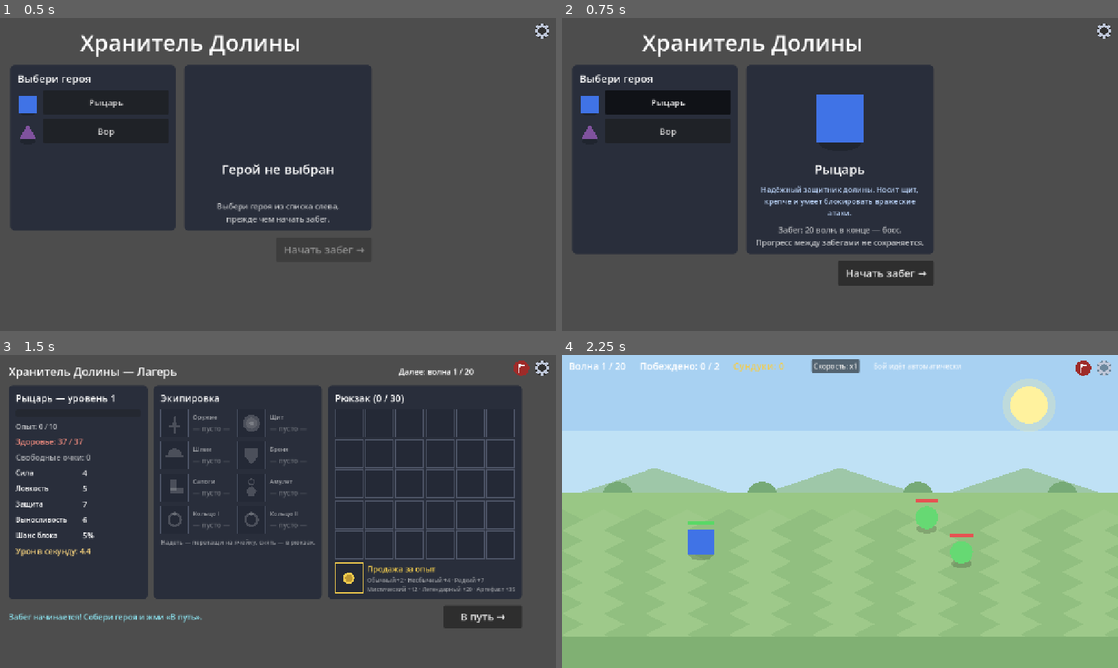
Above: before the commit, frames 1-4 (two rows, left to right).
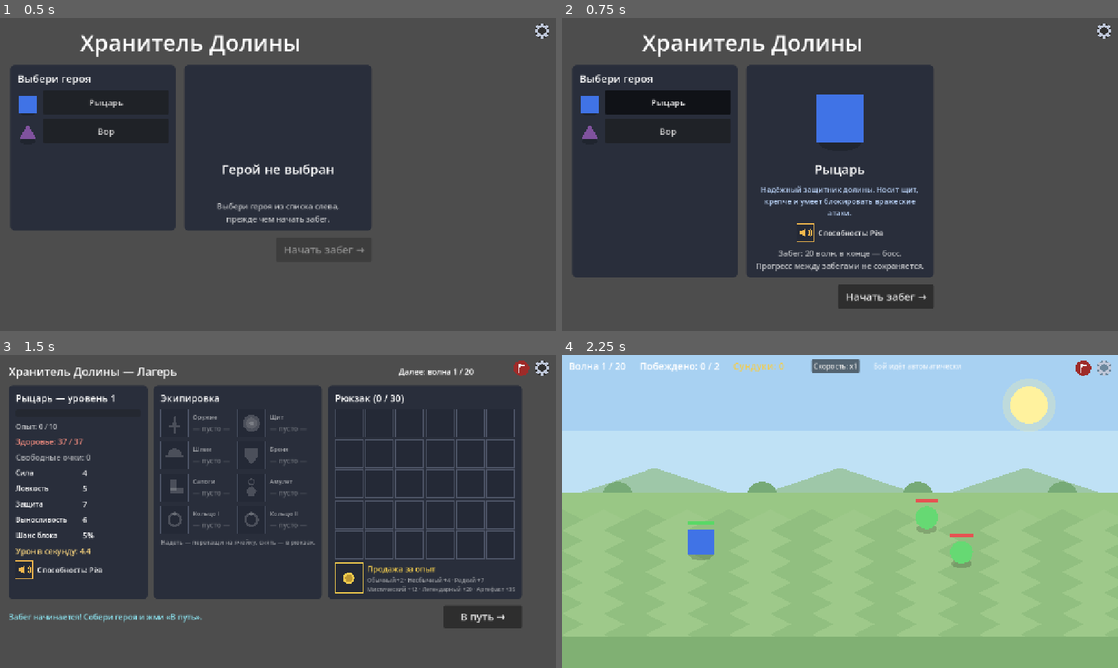
Above: after the commit, the same moments.

Repository: sl1Bridge/valley-keeper
Game: Godot game, scene res://Main.tscn
Two runs of this game, one before a commit and one after it. Both use one fixed random seed, a clock stepped at 60 frames per second and the inputs below.
Inputs:
- Up to frame 1 (0.5 s): no input
- Up to frame 2 (0.75 s): click "Рыцарь" at 0.5 s
- Up to frame 3 (1.5 s): click "Начать забег →" at 1.25 s
- Up to frame 4 (2.25 s): click "В путь →" at 2 s

Frame 1 is identical in both runs. In frame 2, 6.3% of the frame differs, in the area x 1-67%, y 65-93%; in frame 3, 0.2%; in frame 4, nothing differs.

Commit message:
v0.19.0: способности героев — «Рёв» Рыцаря и «Смертельный удар» Вора, иконка перезарядки в бою, тултипы в меню и лагере

Diff:
--- /dev/null
+++ b/src/AbilityIcon.gd
@@ -0,0 +1,114 @@
+class_name AbilityIcon
+extends Control
+
+## Иконка способности героя: серая, по мере перезарядки заливается цветом
+## сверху вниз; полностью цветная — способность готова. Без цифрового таймера.
+## Используется на экране боя (живая заливка, BattleScreen) и статично
+## в главном меню и лагере (заполнена, с подсказкой).
+## Заливка сделана обрезкой: под серой иконкой лежит цветная копия внутри
+## области-клипа высотой fill × высота иконки.
+
+var ability := ""  # "roar" | "execute"
+var fill := 1.0    # доля заряда 0..1 (1 — способность готова)
+var icon_color := Color(0.9, 0.7, 0.3)
+
+var _fill_clip: Control = null
+var _glyph: _Glyph = null
+
+
+func _init(p_ability := "", p_color := Color(0.9, 0.7, 0.3), p_size := 56.0) -> void:
+	custom_minimum_size = Vector2(p_size, p_size)
+	mouse_default_cursor_shape = Control.CURSOR_HELP
+	_fill_clip = Control.new()
+	_fill_clip.clip_contents = true  # заливка сверху вниз: клип по высоте fill
+	_fill_clip.mouse_filter = Control.MOUSE_FILTER_IGNORE
+	add_child(_fill_clip)
+	_glyph = _Glyph.new()
+	_glyph.mouse_filter = Control.MOUSE_FILTER_IGNORE
+	_fill_clip.add_child(_glyph)
+	setup(p_ability, p_color)
+
+
+## Сменить способность/цвет (иконка переиспользуется в меню при выборе героя).
+func setup(p_ability: String, p_color: Color) -> void:
+	ability = p_ability
+	icon_color = p_color
+	if _glyph != null:
+		_glyph.ability = ability
+		_glyph.color = icon_color
+		_glyph.queue_redraw()
+	queue_redraw()
+
+
+func _ready() -> void:
+	_sync()
+
+
+## Обновить заливку (0 — серая, 1 — цветная, готова).
+func set_fill(f: float) -> void:
+	fill = clampf(f, 0.0, 1.0)
+	_sync()
+	queue_redraw()
+
+
+func _sync() -> void:
+	if _fill_clip == null:
+		return
+	_fill_clip.position = Vector2.ZERO
+	_fill_clip.size = Vector2(size.x, size.y * fill)
+	if _glyph != null:
+		_glyph.position = Vector2.ZERO
+		_glyph.size = size
+
+
+func _notification(what: int) -> void:
+	if what == NOTIFICATION_RESIZED:
+		_sync()
+
+
+func _draw() -> void:
+	var r := Rect2(Vector2.ZERO, size)
+	draw_rect(r, Color(0.14, 0.16, 0.21))
+	var ready := fill >= 1.0
+	var base := icon_color if ready else Color(0.55, 0.56, 0.6)
+	draw_glyph(self, ability, size / 2.0, size.x * 0.72, base)
+	draw_rect(r, icon_color if ready else Color(0.3, 0.33, 0.4), false, 2.0)
+
+
+## Символ способности: рупор для «Рёва», кинжал остриём вниз для
+## «Смертельного удара». c — центр, s — размер символа.
+static func draw_glyph(cv: CanvasItem, ability_key: String, c: Vector2, s: float, color: Color) -> void:
+	match ability_key:
+		"roar":
+			# Рупор: корпус-трапеция раскрывом вправо + звуковые дуги
+			cv.draw_colored_polygon(PackedVector2Array([
+				c + Vector2(-0.42 * s, -0.10 * s),
+				c + Vector2(0.04 * s, -0.30 * s),
+				c + Vector2(0.04 * s, 0.30 * s),
+				c + Vector2(-0.42 * s, 0.10 * s),
+			]), color)
+			cv.draw_arc(c + Vector2(0.10 * s, 0), 0.26 * s, -0.95, 0.95, 12, color, 0.07 * s)
+			cv.draw_arc(c + Vector2(0.10 * s, 0), 0.42 * s, -0.85, 0.85, 12, color, 0.06 * s)
+		"execute":
+			# Кинжал остриём вниз: лезвие, гарда, рукоять, навершие
+			cv.draw_colored_polygon(PackedVector2Array([
+				c + Vector2(0, 0.5 * s),
+				c + Vector2(0.1 * s, -0.06 * s),
+				c + Vector2(-0.1 * s, -0.06 * s),
+			]), color)
+			cv.draw_rect(Rect2(c + Vector2(-0.26 * s, -0.16 * s), Vector2(0.52 * s, 0.08 * s)), color)
+			cv.draw_rect(Rect2(c + Vector2(-0.06 * s, -0.40 * s), Vector2(0.12 * s, 0.24 * s)), color)
+			cv.draw_circle(c + Vector2(0, -0.45 * s), 0.07 * s, color)
+
+
+## Цветная копия символа внутри области-клипа (рисует в координатах иконки,
+## видна только в заполненной сверху части).
+class _Glyph:
+	extends Control
+
+	var ability := ""
+	var color := Color.WHITE
+
+
+	func _draw() -> void:
+		AbilityIcon.draw_glyph(self, ability, size / 2.0, size.x * 0.72, color)
--- a/src/Actor.gd
+++ b/src/Actor.gd
@@ -27,6 +27,7 @@
 var taunt := false     # провокация: герой атакует этого врага в первую очередь
 var cast_interval := 0.0  # период умения в секундах (0 — умения нет)
 var cast_timer := 0.0     # накопленное время до готовности умения
+var dmg_mult_next := 1.0  # множитель урона следующей атаки (способность Вора «Смертельный удар»)
 var body_color := Color.WHITE
 var shape := "rect"  # "rect" | "circle" | "triangle"
 var radius := 30.0
@@ -210,7 +211,9 @@
 	var t: Actor = target
 	# Защита цели снижает урон на процент (def_pct), минимум 1.
 	# Округление вниз: иначе мелкие атаки первых волн бьют больнее, чем раньше.
-	var dmg := maxi(1, floori(float(stats.get("atk", 1)) * (1.0 - t.def_pct)))
+	# Множитель следующей атаки (способность Вора) тратится этим ударом.
+	var dmg := maxi(1, floori(float(stats.get("atk", 1)) * (1.0 - t.def_pct) * dmg_mult_next))
+	dmg_mult_next = 1.0
 	t.take_damage(dmg)
 	attacked.emit(self, t)
 
--- a/src/BattleScreen.gd
+++ b/src/BattleScreen.gd
@@ -49,6 +49,11 @@
 var _boss_dead := false
 var _speed := 1.0
 
+# Способность героя: кулдаун тикает только в фазе боя и каждый бой с нуля
+var _ability_cd := 1.0       # текущий кулдаун (пересчитывается от уровня героя)
+var _ability_timer := 0.0    # накопленное время перезарядки
+var _ability_armed := false  # «Смертельный удар» заряжен и ждёт атаки героя
+
 var _world: Node2D
 var _hero_actor: Actor
 var _enemies := []
@@ -64,6 +69,7 @@
 var _hint_label: Label
 var _speed_btn: Button
 var _center_label: Label
+var _ability_icon: AbilityIcon
 
 
 func _ready() -> void:
@@ -126,6 +132,18 @@
 	_center_label.horizontal_alignment = HORIZONTAL_ALIGNMENT_CENTER
 	_center_label.visible = false
 	add_child(_center_label)
+
+	# Иконка способности героя: левый нижний угол, заливается цветом
+	# сверху вниз по мере перезарядки, без цифр
+	_ability_icon = AbilityIcon.new(hero.ability_kind(), Hero.ABILITY_INFO[hero.ability_kind()]["color"], 56.0)
+	_ability_icon.set_anchors_preset(Control.PRESET_BOTTOM_LEFT)
+	_ability_icon.offset_left = 16
+	_ability_icon.offset_top = -72
+	_ability_icon.offset_right = 72
+	_ability_icon.offset_bottom = -16
+	_ability_icon.tooltip_text = hero.ability_tooltip()
+	_ability_icon.set_fill(0.0)
+	add_child(_ability_icon)
 
 
 func _spawn_hero() -> void:
@@ -319,11 +337,46 @@
 
 
 ## Один шаг логики боя. Вынесен отдельно, чтобы прогонять в тестах.
-func step(_delta: float) -> void:
+func step(delta: float) -> void:
 	if _state != "fight":
 		return
+	_tick_ability(delta)
 	if _kills >= _enemy_total:
 		_start_loot_phase()
+
+
+## Способность героя: кулдаун копится только в фазе боя. Рыцарь («Рёв»)
+## срабатывает сразу по готовности; Вор («Смертельный удар») держит заряд,
+## пока не атакует, — в это время перезарядка не идёт.
+func _tick_ability(delta: float) -> void:
+	if not is_instance_valid(_hero_actor) or not _hero_actor.alive:
+		return
+	if _ability_armed:
+		return  # заряд ждёт удара, кулдаун стоит
+	_ability_cd = hero.ability_cooldown()  # уровень мог вырасти прямо в бою
+	_ability_timer = minf(_ability_cd, _ability_timer + delta)
+	_ability_icon.set_fill(_ability_timer / _ability_cd)
+	if _ability_timer >= _ability_cd:
+		_trigger_ability()
+
+
+func _trigger_ability() -> void:
+	if hero.kind == "knight":
+		# Рёв: мгновенный стан всех врагов — сбрасывает накопленную атаку
+		# (Actor.add_stun обнуляет таймер атаки). Призыв босса не сбивается:
+		# таймер умения стан не трогает.
+		for e in _enemies:
+			if e.alive:
+				e.add_stun(Hero.ROAR_STUN)
+		_spawn_popup("Рёв!", _hero_actor.position + Vector2(-20, -_hero_actor.radius * 2.0 - 70), Hero.ABILITY_INFO["roar"]["color"], 24)
+		_ability_timer = 0.0
+		_ability_icon.set_fill(0.0)
+	else:
+		# Смертельный удар: заряжается и ждёт следующей атаки героя
+		# (тратится в _on_actor_attacked, урон удваивает Actor.dmg_mult_next)
+		_ability_armed = true
+		_hero_actor.dmg_mult_next = Hero.EXECUTE_MULT
+	_ability_icon.tooltip_text = hero.ability_tooltip()
 
 
 func _on_enemy_died(e: Actor) -> void:
@@ -401,6 +454,14 @@
 ## Атаки врагов могут наложить на героя статусный эффект:
 ## слизень — отравление, волк — кровотечение, голем и босс — оглушение.
 func _on_actor_attacked(src: Actor, dst: Actor) -> void:
+	# «Смертельный удар»: заряд потрачен этой атакой (урон уже удвоен
+	# множителем в Actor) — перезарядка начинается заново
+	if src == _hero_actor and _ability_armed:
+		_ability_armed = false
+		_ability_timer = 0.0
+		_ability_icon.set_fill(0.0)
+		_ability_icon.tooltip_text = hero.ability_tooltip()
+		_spawn_popup("Смертельный удар!", dst.position + Vector2(-80, -dst.radius * 2.0 - 96), Hero.ABILITY_INFO["execute"]["color"], 22)
 	if dst.team == "hero":
 		var etype: String = src.stats.get("type", "")
 		if etype == "slime" and _rng.randf() < Enemies.POISON_CHANCE:
--- a/src/GearScreen.gd
+++ b/src/GearScreen.gd
@@ -183,6 +183,19 @@
 	dps_lbl.modulate = Color(1.0, 0.85, 0.5)
 	dps_lbl.tooltip_text = "Сила × скорость атаки: %d × %.2f уд/с\nБез учёта защиты и уворота цели" % [int(eff["atk"]), eff["aps"]]
 	box.add_child(dps_lbl)
+
+	# Способность героя: иконка + название; по наведению — что делает и кулдаун
+	var ab_row := HBoxContainer.new()
+	ab_row.add_theme_constant_override("separation", 10)
+	ab_row.tooltip_text = hero.ability_tooltip()
+	box.add_child(ab_row)
+	var ab_icon := AbilityIcon.new(hero.ability_kind(), Hero.ABILITY_INFO[hero.ability_kind()]["color"], 40.0)
+	ab_row.add_child(ab_icon)
+	var ab_lbl := Label.new()
+	ab_lbl.text = "Способность: %s" % hero.ability_name()
+	ab_lbl.add_theme_font_size_override("font_size", 17)
+	ab_lbl.size_flags_vertical = Control.SIZE_SHRINK_CENTER
+	ab_row.add_child(ab_lbl)
 
 
 ## Подсказка при наведении на характеристику: реальное боевое значение
--- a/src/Hero.gd
+++ b/src/Hero.gd
@@ -102,6 +102,24 @@
 const BLEED_DPS := 2.0       # HP/с за один стак
 const BLEED_STACK_DECAY := 0.6  # каждый следующий стак добавляет ×0.6 от предыдущего
 
+## Способности героев: срабатывают автоматически в бою по кулдауну
+## (логика — BattleScreen._tick_ability). Рыцарь — «Рёв»: оглушает всех
+## врагов на мгновение, сбрасывая их таймеры атаки (призыв босса не
+## сбивается). Вор — «Смертельный удар»: следующая атака наносит двойной
+## урон; перезарядка начинается только после того, как заряд потрачен
+## атакой. Кулдаун общий: базовый, уменьшается с уровнем героя; каждый
+## новый бой начинается с нуля (экран боя создаётся заново).
+const ABILITY_KIND := {"knight": "roar", "rogue": "execute"}
+const ABILITY_INFO := {
+	"roar": {"name": "Рёв", "color": Color(0.95, 0.72, 0.3)},
+	"execute": {"name": "Смертельный удар", "color": Color(0.88, 0.3, 0.32)},
+}
+const ABILITY_BASE_CD := 12.0      # кулдаун на 1 уровне, секунд (временное)
+const ABILITY_CD_PER_LEVEL := 0.5  # уменьшение кулдауна за уровень (временное)
+const ABILITY_MIN_CD := 5.0        # нижний предел кулдауна (временное)
+const ROAR_STUN := 0.01            # длительность оглушения от «Рёва» (сброс атаки)
+const EXECUTE_MULT := 2.0          # множитель урона «Смертельного удара»
+
 var level := 1
 var xp := 0
 var stat_points := 0
@@ -153,6 +171,34 @@
 ## Форма фигуры героя: "rect" | "circle" | "triangle".
 func body_shape() -> String:
 	return ROSTER[kind]["shape"]
+
+
+## Ключ способности героя: "roar" (Рыцарь) | "execute" (Вор).
+func ability_kind() -> String:
+	return ABILITY_KIND[kind]
+
+
+## Название способности для интерфейса.
+func ability_name() -> String:
+	return ABILITY_INFO[ability_kind()]["name"]
+
+
+## Текущий кулдаун способности: базовый минус за каждый уровень,
+## не ниже предела. Каждый новый бой отсчёт начинается с нуля.
+func ability_cooldown() -> float:
+	return maxf(ABILITY_MIN_CD, ABILITY_BASE_CD - ABILITY_CD_PER_LEVEL * float(level - 1))
+
+
+## Что делает способность (для подсказки).
+func ability_desc() -> String:
+	if ability_kind() == "roar":
+		return "Оглушает всех врагов на мгновение — их атаки начинают накапливаться заново. Не сбивает призыв босса."
+	return "Следующая атака наносит двойной урон. Заряд ждёт удара: перезарядка начнётся только после атаки."
+
+
+## Подсказка способности: название, эффект и текущий кулдаун.
+func ability_tooltip() -> String:
+	return "%s\n%s\nПерезарядка: %.1f с (уменьшается с уровнем героя)" % [ability_name(), ability_desc(), ability_cooldown()]
 
 
 ## Итоговые сырые очки: база класса + вложенные очки + бонусы предметов.
--- a/src/MainMenu.gd
+++ b/src/MainMenu.gd
@@ -17,6 +17,9 @@
 var _desc_label: Label = null
 var _info_label: Label = null
 var _start_btn: Button = null
+var _ability_row: HBoxContainer = null
+var _ability_icon: AbilityIcon = null
+var _ability_label: Label = null
 
 
 func _ready() -> void:
@@ -142,6 +145,18 @@
 	_desc_label.custom_minimum_size.x = 400
 	_desc_label.modulate = Color(0.75, 0.85, 1.0)
 	box.add_child(_desc_label)
+
+	# Способность героя: иконка + название; по наведению — что делает и кулдаун
+	_ability_row = HBoxContainer.new()
+	_ability_row.alignment = BoxContainer.ALIGNMENT_CENTER
+	_ability_row.add_theme_constant_override("separation", 10)
+	box.add_child(_ability_row)
+	_ability_icon = AbilityIcon.new("", Color.WHITE, 40.0)
+	_ability_row.add_child(_ability_icon)
+	_ability_label = Label.new()
+	_ability_label.add_theme_font_size_override("font_size", 17)
+	_ability_label.size_flags_vertical = Control.SIZE_SHRINK_CENTER
+	_ability_row.add_child(_ability_label)
 
 	_info_label = Label.new()
 	_info_label.add_theme_font_size_override("font_size", 18)
@@ -198,11 +213,18 @@
 	if selected_kind == "":
 		_name_label.text = "Герой не выбран"
 		_desc_label.text = ""
+		_ability_row.visible = false
 		_info_label.text = "Выбери героя из списка слева,\nпрежде чем начать забег."
 		_start_btn.disabled = true
 		return
 	_name_label.text = Hero.ROSTER[selected_kind]["name"]
 	_desc_label.text = Hero.ROSTER[selected_kind]["desc"]
+	# Способность: временный герой 1 уровня (забег всегда начинается с нуля)
+	var h := Hero.new(selected_kind)
+	_ability_row.visible = true
+	_ability_icon.setup(h.ability_kind(), Hero.ABILITY_INFO[h.ability_kind()]["color"])
+	_ability_label.text = "Способность: %s" % h.ability_name()
+	_ability_row.tooltip_text = h.ability_tooltip()
 	_info_label.text = "Забег: %d волн, в конце — босс.\nПрогресс между забегами не сохраняется." % Enemies.TOTAL_WAVES
 	_start_btn.disabled = false
 
--- a/tests/TestRunner.gd
+++ b/tests/TestRunner.gd
@@ -25,6 +25,7 @@
 	_test_bleed_stun()
 	_test_enemy_tooltip()
 	_test_summon_taunt()
+	_test_hero_abilities()
 	_test_attack_jitter()
 	_test_chests_heal_speed()
 	_test_battle_sim()
@@ -943,6 +944,68 @@
 			active += 1
 	_check(active == Enemies.SUMMON_MAX_ACTIVE, "живых призванных ровно лимит %d" % Enemies.SUMMON_MAX_ACTIVE)
 	b.free()
+
+
+func _test_hero_abilities() -> void:
+	print("-- Способности героев: Рёв и Смертельный удар --")
+	# Кулдаун: база на 1 уровне, уменьшается с уровнем, ограничен минимумом
+	var k := Hero.new("knight")
+	_check(absf(k.ability_cooldown() - Hero.ABILITY_BASE_CD) < 0.001, "на 1 уровне — базовый кулдаун %.1f с" % Hero.ABILITY_BASE_CD)
+	k.level = 5
+	_check(k.ability_cooldown() < Hero.ABILITY_BASE_CD, "кулдаун уменьшается с уровнем героя")
+	k.level = 100
+	_check(absf(k.ability_cooldown() - Hero.ABILITY_MIN_CD) < 0.001, "кулдаун ограничен минимумом %.1f с" % Hero.ABILITY_MIN_CD)
+	_check(k.ability_name() == "Рёв", "способность Рыцаря — «Рёв»")
+	var r := Hero.new("rogue")
+	_check(r.ability_name() == "Смертельный удар", "способность Вора — «Смертельный удар»")
+	_check("Перезарядка" in k.ability_tooltip() and "Перезарядка" in r.ability_tooltip(), "в подсказке способности указан кулдаун")
+
+	# Рёв: срабатывает по кулдауну, сбрасывает атаку всех врагов, не трогает призыв босса
+	var b := BattleScreen.new()
+	b.hero = Hero.new("knight")
+	b.wave = Enemies.TOTAL_WAVES
+	b.rng_seed = 11
+	b._ready()
+	_check(b._ability_timer == 0.0 and b._ability_icon.fill == 0.0, "каждый новый бой кулдаун начинается с нуля")
+	_check(b._ability_icon.tooltip_text != "", "у иконки способности есть подсказка")
+	var boss: Actor = b._enemies[0]
+	boss._atk_timer = 0.4
+	boss.cast_timer = 3.0
+	var cd: float = b.hero.ability_cooldown()
+	b.step(cd + 0.1)
+	_check(boss.stun_left > 0.0, "Рёв оглушил врага")
+	_check(boss._atk_timer == 0.0, "Рёв сбросил таймер атаки врага")
+	_check(absf(boss.cast_timer - 3.0) < 0.001, "Рёв не сбросил призыв босса")
+	_check(b._ability_timer == 0.0 and b._ability_icon.fill == 0.0, "после Рёва перезарядка пошла заново")
+	b.free()
+
+	# Смертельный удар: заряд ждёт атаки, удваивает урон, перезарядка после удара
+	var b2 := BattleScreen.new()
+	b2.hero = Hero.new("rogue")
+	b2.wave = 1
+	b2.rng_seed = 12
+	b2._ready()
+	b2.step(cd + 0.1)
+	_check(b2._ability_armed, "Смертельный удар зарядился")
+	_check(b2._hero_actor.dmg_mult_next == Hero.EXECUTE_MULT, "следующий удар усилен ×%d" % int(Hero.EXECUTE_MULT))
+	_check(b2._ability_icon.fill == 1.0, "иконка цветная, пока способность готова")
+	b2.step(2.0)
+	_check(b2._ability_armed and b2._ability_timer >= b2._ability_cd - 0.001, "пока заряд не потрачен — перезарядка не копится")
+	var enemy: Actor = b2._enemies[0]
+	enemy.def_pct = 0.0
+	enemy.max_hp = 500.0  # цель условно живучая: тест про урон, а не про гибель
+	enemy.hp = 500.0
+	var atk: float = b2._hero_actor.stats["atk"]
+	var hp0: float = enemy.hp
+	b2._hero_actor.target = enemy
+	b2._hero_actor._attack()
+	_check(absf(enemy.hp - (hp0 - floorf(atk * Hero.EXECUTE_MULT))) < 0.01, "удар под способностью — двойной урон (%d)" % floori(atk * Hero.EXECUTE_MULT))
+	_check(b2._hero_actor.dmg_mult_next == 1.0, "усиление потрачено ударом")
+	_check(not b2._ability_armed and b2._ability_timer == 0.0 and b2._ability_icon.fill == 0.0, "перезарядка началась заново после атаки")
+	var hp1: float = enemy.hp
+	b2._hero_actor._attack()
+	_check(absf(enemy.hp - (hp1 - floorf(atk))) < 0.01, "следующий удар — обычный урон")
+	b2.free()
 
 
 func _test_attack_jitter() -> void:
Not shown, added: src/AbilityIcon.gd.uid
Not shown, changed: CHANGELOG.md
Not shown, changed: docs/balance.md
Not shown, changed: docs/decisions.md
Not shown, changed: docs/mechanics.md
